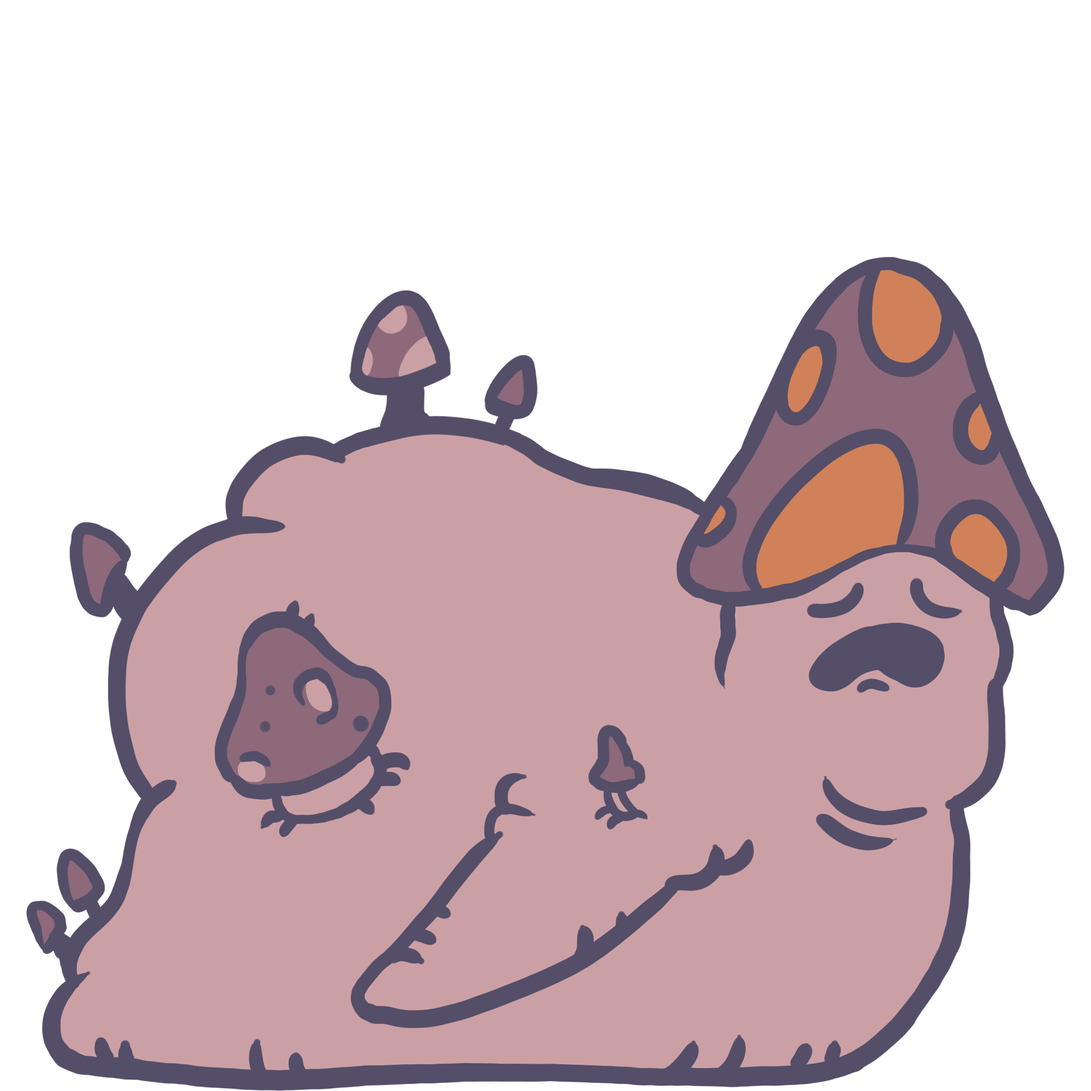
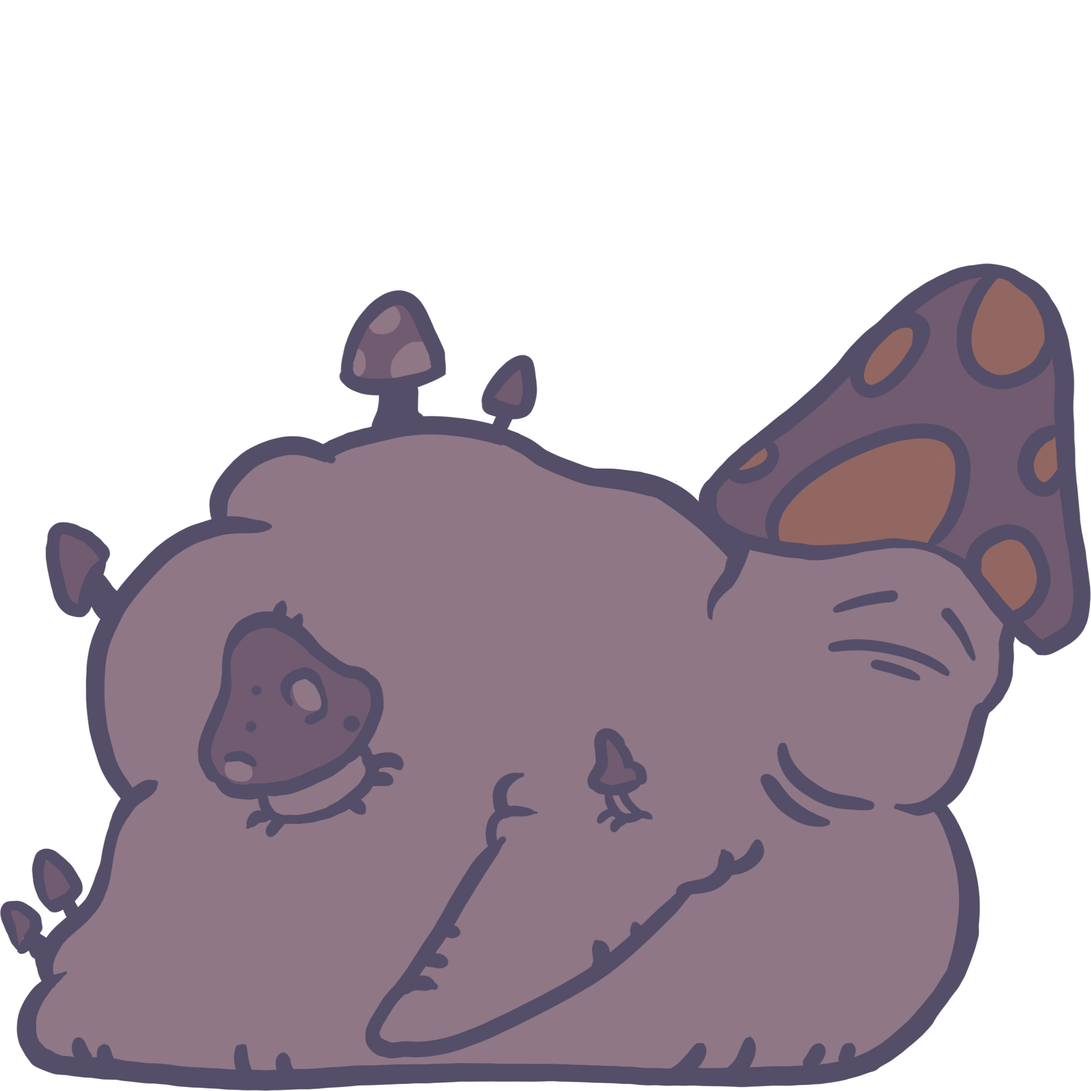
Revision of a layered w=1091, h=1091 image; what changed, layer by layer:
added group "Death" with 5 layers above "Group 2" over <box>0,263,1091,1091</box>
added layer "Layer 11" (50%) in group "Death" over <box>2,269,1078,1085</box>
added layer "Layer 10" in group "Death" over <box>827,589,977,682</box>
added layer "2" (1st of 2, in "Death") in group "Death" over <box>0,263,1091,1091</box>
added layer "Layer 3" (1st of 2, in "Death") in group "Death" over <box>2,269,1078,947</box>
added layer "Layer 4" (1st of 2, in "Death") in group "Death" over <box>21,427,1025,1085</box>
hid group "Group 1" (5 layers) over <box>26,257,1066,1091</box>
